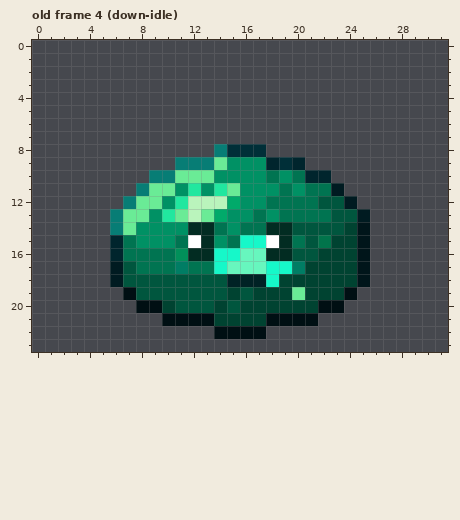
File history of a pixel-art file, aseprite/monster/marshLurker.aseprite. This is how it looked before the edit.
32x24 pixels, 78 frames. Colours within 5 levels of each other are drawn and written as one. Shown: old frame 4 (down-idle). The commit also changed other frames, which this record leaves out.
After the commit:
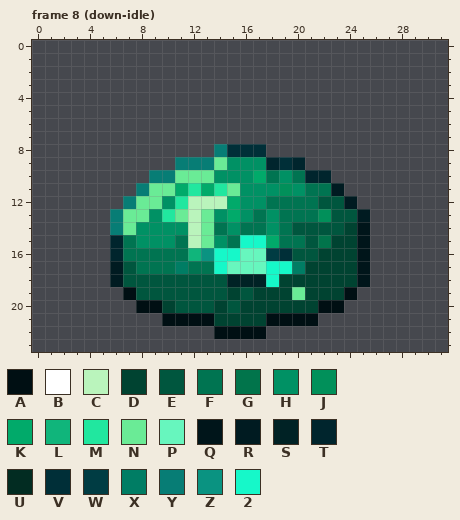
Palette (. is transparent): A #000f13  B #ffffff  C #baf4bc  D #004331  E #00563e  F #007451  G #01744b  H #009164  J #01905a  K #01aa6a  L #10b57b  M #21e79f  N #6aeb96  P #67f6be  Q #00151a  R #001b21  S #002225  T #00252d  U #022c22  V #002f38  W #003c43  X #007d64  Y #077d75  Z #0a9381  2 #16f8c9
A new or re-ordered frame is compared with the old frame closest to it.
What changed:
frames 78 -> 150
Frame 8 (down-idle) is new; against old frame 4 (down-idle):
y 10: x 17 H -> K
y 11: x 11 H -> K; x 13 H -> K; x 19 F -> J
y 13: x 14..15 KH -> HK; x 22 F -> J
y 14: x 12..13 UU -> CN; x 18..19 UU -> HF
y 15: x 12..13 BU -> CN; x 18..19 BU -> KF
y 16: x 11..13 JUU -> FLZ; x 18..19 UU -> WV
Pixel boxes of the changes (left, top, right, bottom) in both pictures:
changed: (175, 170, 331, 261)
